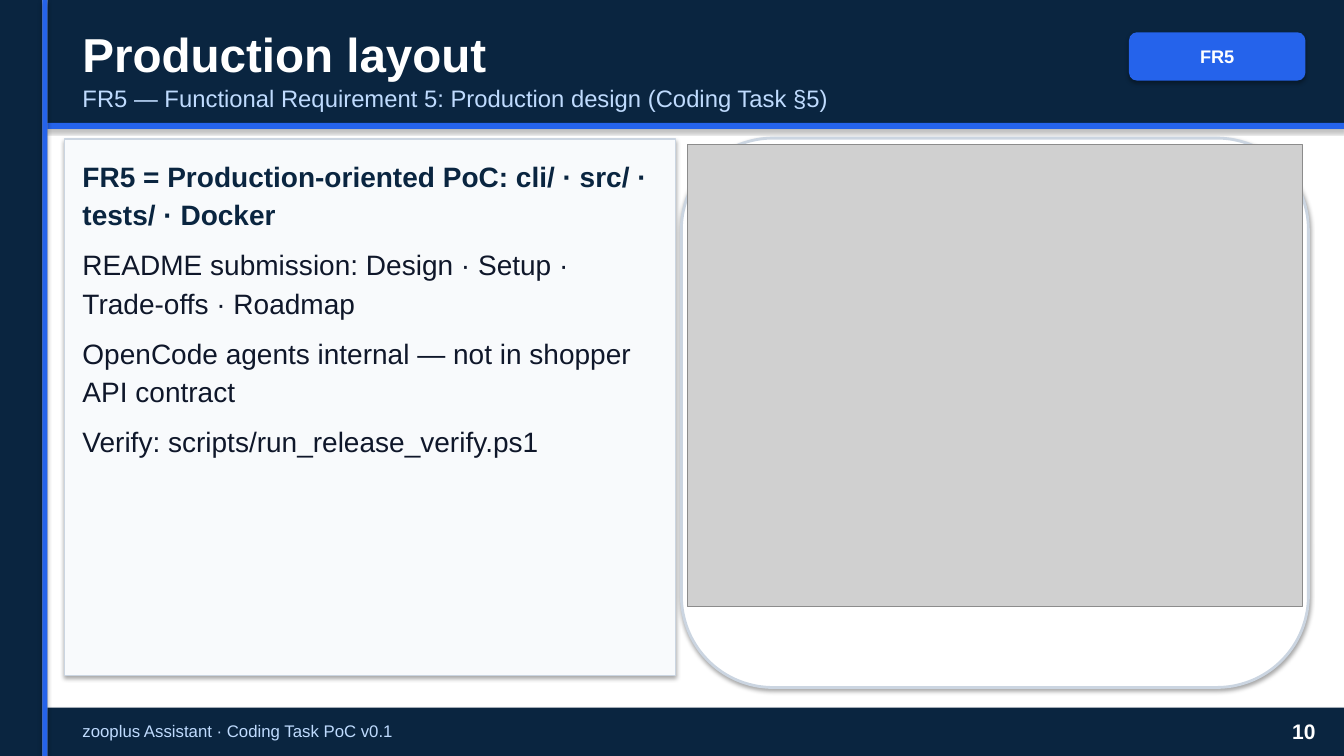
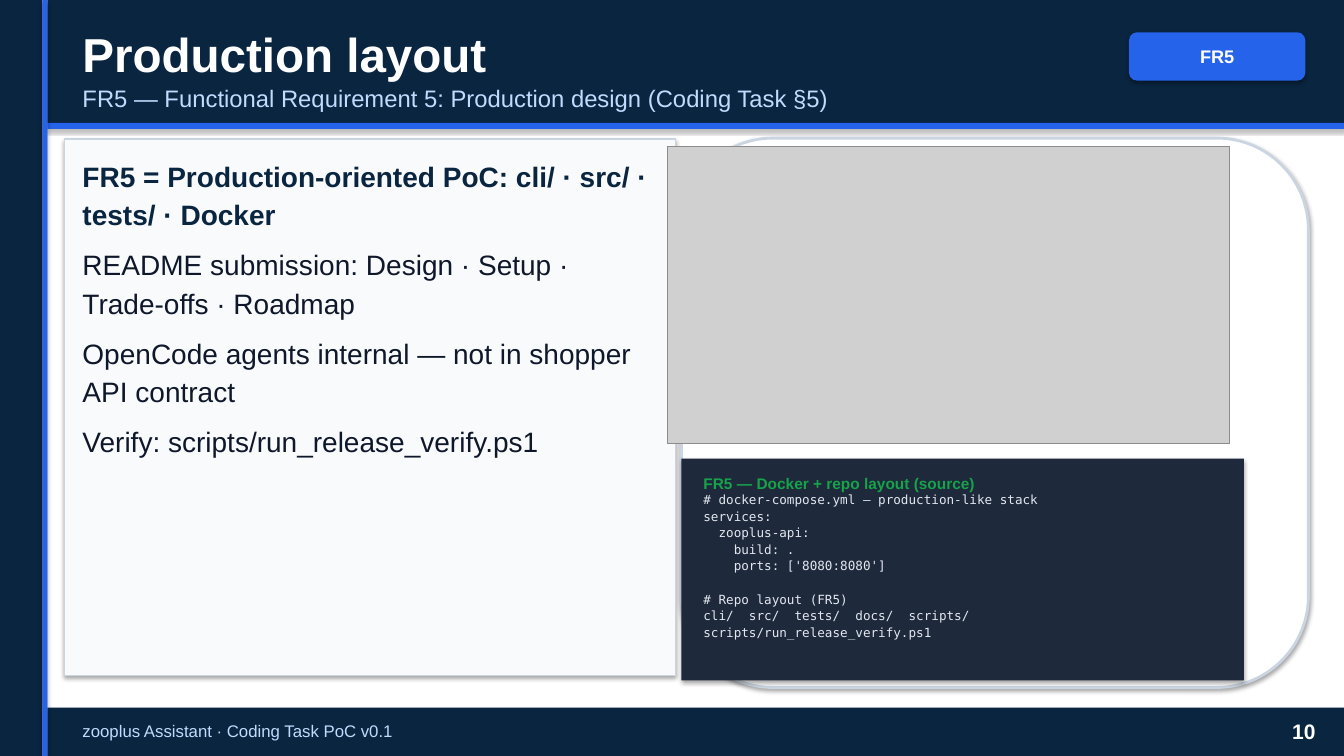
Before and after one commit to peluzzza/PoCAssistantZooplus, a slide deck: slide 10 of docs/deliverables/v0.1/zooplus-assistant-interview-15min-pro.pptx. Drawn at 1344x756 pixels with LibreOffice and Linux fonts; fonts in the diff are those of the drawing; grey boxes stand for pictures. Boxes give left, top, right and bottom in pixels: in the first picture for what was removed or moved away, otherwise in the second. Text is boxed around its words. In the diff, an @@ line names an element or a change of style, - is before the commit and + after.

```diff
--- a/docs/deliverables/v0.1/zooplus-assistant-interview-15min-pro.pptx
+++ b/docs/deliverables/v0.1/zooplus-assistant-interview-15min-pro.pptx
@@ picture: place and size @@
-picture at (688, 144, 1303, 607)
+picture at (667, 146, 1230, 444)
@@ rectangle added at (682, 459, 1244, 681), fill #1E293B @@
@@ text added at (703, 478, 1038, 640), 9 pt, text #E2E8F0 @@
+FR5 — Docker + repo layout (source)
+# docker-compose.yml — production-like stack
+services:
+zooplus-api:
+build: .
+ports: ['8080:8080']
+# Repo layout (FR5)
+cli/ src/ tests/ docs/ scripts/
+scripts/run_release_verify.ps1
```
Also in this commit, not shown: 4 other slides changed, 5 other files.
